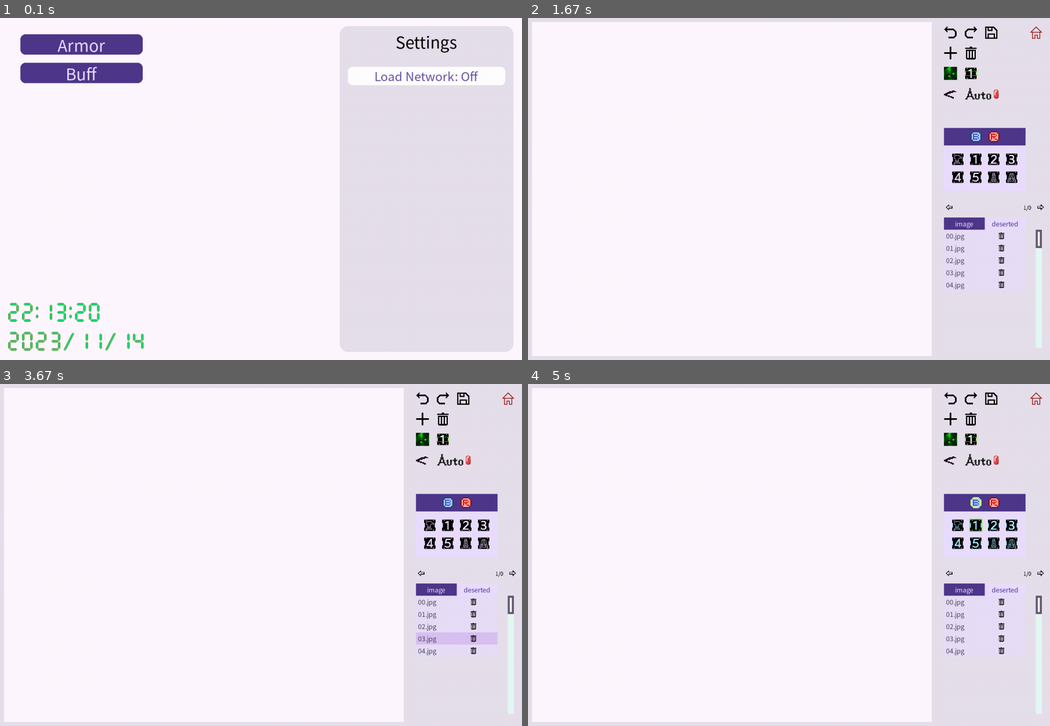
Above: before the commit, frames 1-4 (two rows, left to right).
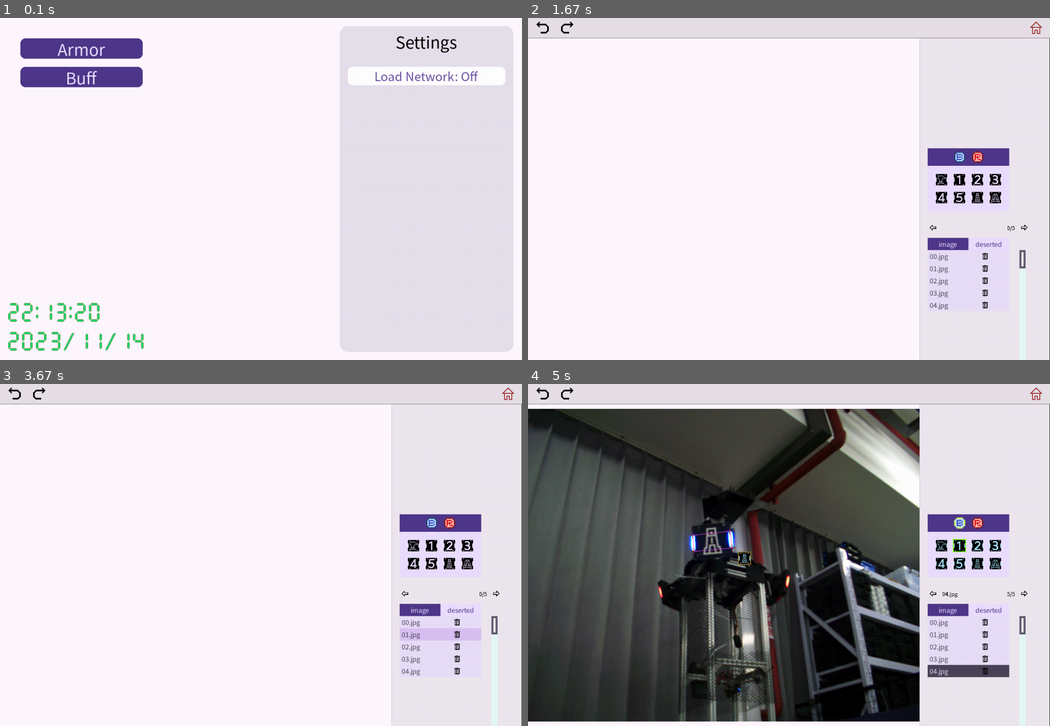
Above: after the commit, the same moments.

Repository: EclidFundgue/PyLabelRoboMaster
Game: pygame game, started from start.py
The game is run twice, just before and just after one commit, with the same random seed, the same clock (stepped at 60 frames per second) and the same inputs.
Inputs (mouse positions are in pixels of both pictures, inside the frame that each line leads up to):
- Up to frame 1 (0.1 s): no input
- Up to frame 2 (1.67 s): press the mouse at (956, 189) at 0.37 s; move the mouse to (862, 141) at 0.47 s; release the mouse at (768, 96) at 0.6 s; press the mouse at (611, 76) at 0.7 s; move the mouse to (721, 168) at 0.8 s; release the mouse at (825, 260) at 0.93 s; press the mouse at (611, 48) at 1.03 s; move the mouse to (742, 93) at 1.13 s; release the mouse at (872, 141) at 1.27 s
- Up to frame 3 (3.67 s): press the mouse at (454, 565) at 3.37 s; move the mouse to (438, 599) at 3.47 s; release the mouse at (422, 637) at 3.6 s
- Up to frame 4 (5 s): press the mouse at (966, 671) at 3.7 s; move the mouse to (799, 551) at 3.8 s; release the mouse at (632, 435) at 3.93 s; tap 1 at 4 s

The runs differ from the first frame. In frame 1, 1.5% of the frame differs, in the area x 3-28%, y 4-21%; in frame 2, 6.2%; in frame 3, 6.5%; in frame 4, 75%, in the area x 0-100%, y 1-100%.

Commit message:
half done

Diff:
--- a/config/config.json
+++ b/config/config.json
@@ -5,6 +5,9 @@
     "mode": "armor",
     "load_network": false,
     "model_path": "",
-    "resolution": [1280, 840],
+    "resolution": [
+        1280,
+        840
+    ],
     "user_data": "user_data.json"
 }
--- a/src/components/label_controllder.py
+++ b/src/components/label_controllder.py
@@ -1,4 +1,4 @@
-from typing import Callable
+from typing import Callable, Tuple
 
 from ..global_vars import VarArmorLabels
 from ..pygame_gui import getCallable
@@ -13,6 +13,7 @@
     LabelController(w: int, h: int, x: int, y: int)
 
     Methods:
+    * createCanvas(w: int, h: int, x: int, y: int) -> None
     * getCanvas() -> Canvas
     * loadImage(path) -> None
     * loadLabels(path) -> None
@@ -30,21 +31,23 @@
     * save() -> None
     * switchPreprocess(state) -> None
     '''
-    def __init__(self,
-            w: int, h: int, x: int, y: int,
-            on_single_select: Callable[[Label], None] = None):
-        self.canvas_size = (w, h)
-        self.canvas = Canvas(
-            w - 20, h - 20, x + 10, y + 10,
-            margin_x=200,
-            margin_y=200,
-            smooth_factor=0.8
-        )
+    def __init__(self, on_single_select: Callable[[Label], None] = None):
+        self.canvas_size: Tuple[int, int] = None
+        self.canvas: Canvas = None
         self.image: Image = None
         self.labels: Labels = None
         self.on_single_select = getCallable(on_single_select)
 
         self.var_armor_labels = VarArmorLabels()
+
+    def createCanvas(self, w: int, h: int, x: int, y: int) -> None:
+        self.canvas_size = (w, h)
+        self.canvas = Canvas(
+            w, h, x, y,
+            margin_x=200,
+            margin_y=200,
+            smooth_factor=0.8
+        )
 
     def getCanvas(self) -> Canvas:
         return self.canvas
--- a/src/components/scroll/navigator.py
+++ b/src/components/scroll/navigator.py
@@ -75,6 +75,8 @@
         super().kill()
 
     def draw(self, surface: pg_Surface) -> None:
+        self.pg_surface.fill(self.backgournd_color)
+
         img_w, img_h = self.index_img.get_size()
         pady = (self.h - img_h) // 2
         self.pg_surface.blit(
--- a/src/components/toolbar.py
+++ b/src/components/toolbar.py
@@ -62,22 +62,6 @@
         )
         self.addChild(self.btn_delete)
 
-        self.btn_undo = ui.components.Button(*rect_undo,
-            img_loader['button']['undo'],
-            img_loader['button']['undo_pressed'],
-            on_press=ui.getCallable(on_undo),
-            cursor_change=True
-        )
-        self.addChild(self.btn_undo)
-
-        self.btn_redo = ui.components.Button(*rect_redo,
-            img_loader['button']['redo'],
-            img_loader['button']['redo_pressed'],
-            on_press=ui.getCallable(on_redo),
-            cursor_change=True
-        )
-        self.addChild(self.btn_redo)
-
         self.btn_find = ui.components.Button(*rect_find,
             img_loader['button']['search'],
             img_loader['button']['search_pressed'],
@@ -116,25 +100,6 @@
         )
         self.addChild(self.swch_auto)
 
-        self.type_box = ArmorIconsSelect(
-            20, 270,
-            on_select=ui.getCallable(on_type_change)
-        )
-        self.addChild(self.type_box)
-
-        var_path = VarArmorLabels()
-        self.scroll_box = StackedScrollView(
-            240, 320, 20, 490,
-            200, 30,
-            var_path.image_folder,
-            var_path.deserted_folder,
-            on_page_changed=ui.getCallable(on_scroll_page_change),
-            on_select=ui.getCallable(on_scroll_select),
-            on_desert=ui.getCallable(on_scroll_desert),
-            on_restore=ui.getCallable(on_scroll_restore)
-        )
-        self.addChild(self.scroll_box)
-
         self.navigator = Navigator(
             240, 30, 25, 450,
             num=self.scroll_box.getCurrentPageFileNumber(),
--- a/src/pages/armor.py
+++ b/src/pages/armor.py
@@ -1,6 +1,5 @@
+from pygame import locals
 import os
-
-from pygame import locals
 
 from .. import pygame_gui as ui
 from ..components.canvas.label import Label
@@ -8,9 +7,11 @@
 from ..components.scroll.line import (DesertedFileLine, ImageFileLine,
                                       _GenericFileLine)
 from ..components.stacked_page import StackedPage
-from ..components.toolbar import ToolBar
 from ..global_vars import VarArmorLabels
 from ..resources_loader import ConfigLoader, ImageLoader
+from ..components.scroll.stackedview import StackedScrollView
+from ..components.armor_type_select import ArmorIconsSelect
+from ..components.scroll.navigator import Navigator as ToolbarNavigator
 
 
 class ArmorPage(StackedPage):
@@ -19,59 +20,173 @@
 
         self.page_incides = page_incides
 
+        # initialize basic variables
+        color_theme = ui.color.LightColorTheme()
+        img_loader = ImageLoader()
         cfg_loader = ConfigLoader()
-        img_loader = ImageLoader()
-        # global variables
+        var_path = VarArmorLabels()
+
+        border_width = 1
+        navigator_h = 50
+        canvas_w = 3 * w // 4
+
+        self.label_controller = LabelController(
+            self.canvas_onSingleSelect
+        )
         self.var_armor_labels = VarArmorLabels(
             cfg_loader['user_data'],
             cfg_loader['image_folder'],
             cfg_loader['label_folder'],
             cfg_loader['deserted_image_folder']
         )
-        # components
-        self.toolbar = ToolBar(
-            1000, 0,
-            on_add=self.toolbar_onAdd,
-            on_delete=self.toolbar_onDelete,
-            on_undo=self.toolbar_onUndo,
-            on_redo=self.toolbar_onRedo,
-            on_find=self.toolbar_onFind,
-            on_correct=self.toolbar_onCorrect,
-            on_save=self.toolbar_onSave,
-            on_switch_preproc=self.toolbar_onSwitchPreproc,
-            on_switch_auto=self.toolbar_onSwitchAuto,
-            on_type_change=self.toolbar_onTypeChange,
-            on_scroll_page_change=self.toolbar_onScrollPageChange,
-            on_scroll_select=self.toolbar_onScrollSelect,
-            on_scroll_desert=self.toolbar_onScrollDesert,
-            on_scroll_restore=self.toolbar_onScrollRestore,
-            on_navigator_prev=self.toolbar_onNavigatorPrev,
-            on_navigator_next=self.toolbar_onNavigatorNext
-        )
-        self.label_controller = LabelController(
-            1000, 840, 0, 0,
-            on_single_select=self.canvas_onSingleSelect
-        )
-
-        self.back_button = ui.components.Button(
-            32, 32, 1230, 20,
+
+        # create components
+        # on page
+        navigator = ui.components.RectContainer(
+            w=w,
+            h=navigator_h - border_width,
+            x=0,
+            y=0
+        )
+        toolbar = ui.components.RectContainer(
+            w=w - canvas_w - border_width,
+            h=h - navigator_h,
+            x=canvas_w,
+            y=navigator_h
+        )
+        canvas = ui.components.RectContainer(
+            w=canvas_w,
+            h=h - navigator_h,
+            x=0,
+            y=navigator_h
+        )
+        border_navigator = ui.components.RectContainer(
+            w=w,
+            h=border_width,
+            x=0,
+            y=navigator_h - border_width
+        )
+        border_toolbar = ui.components.RectContainer(
+            w=border_width,
+            h=h - navigator_h,
+            x=canvas_w,
+            y=navigator_h - border_width
+        )
+        # on navigator
+        button_undo = ui.components.Button(
+            w=32,
+            h=32,
+            x=20,
+            y=0,
+            image=img_loader['button']['undo'],
+            pressed_image=img_loader['button']['undo_pressed'],
+            on_press=self.toolbar_onUndo,
+            cursor_change=True
+        )
+        button_redo = ui.components.Button(
+            w=32,
+            h=32,
+            x=80,
+            y=0,
+            image=img_loader['button']['redo'],
+            pressed_image=img_loader['button']['redo_pressed'],
+            on_press=self.toolbar_onRedo,
+            cursor_change=True
+        )
+        self.button_back = ui.components.Button(
+            w=32,
+            h=32,
+            x=w - 50,
+            y=0,
             image=img_loader['button']['back'],
             pressed_image=img_loader['button']['back_pressed'],
             on_press=self.onBack,
             cursor_change=True
         )
-
-        # -------------------- configure components --------------------
-        color_theme = ui.color.LightColorTheme()
-        self.toolbar.setBackgroundColor(color_theme.SurfaceVariant)
-        self.toolbar.scroll_box.reloadByGlobalVar()
-        self._reloadNavigator()
-        self.label_controller.getCanvas().setBackgroundColor(color_theme.Surface)
-        self.label_controller.reload()
-        self.back_button.layer = 10
-        self.setBackgroundColor(color_theme.SurfaceVariant)
-
-        # -------------------- add event listeners --------------------
+        # on toolbar
+        self.type_box = ArmorIconsSelect(
+            x=20,
+            y=270,
+            on_select=self.toolbar_onTypeChange
+        )
+        self.scroll_box = StackedScrollView(
+            240, 320, 20, 490,
+            line_w=200,
+            line_h=30,
+            image_folder=var_path.image_folder,
+            deserted_folder=var_path.deserted_folder,
+            on_page_changed=self.toolbar_onScrollPageChange,
+            on_select=self.toolbar_onScrollSelect,
+            on_desert=self.toolbar_onScrollDesert,
+            on_restore=self.toolbar_onScrollRestore
+        )
+        self.toolbar_navigator = ToolbarNavigator(
+            240, 30, 25, 450,
+            num=self.scroll_box.getCurrentPageFileNumber(),
+            font_color=(0, 0, 0),
+            on_prev=self.toolbar_onNavigatorPrev,
+            on_next=self.toolbar_onNavigatorNext
+        )
+
+        # set component styles
+        navigator.setBackgroundColor(color_theme.dark(color_theme.Surface, 3))
+        toolbar.setBackgroundColor(color_theme.dark(color_theme.Surface, 2))
+        canvas.setBackgroundColor(color_theme.Surface)
+        border_navigator.setBackgroundColor(color_theme.Outline)
+        border_toolbar.setBackgroundColor(color_theme.OutlineVariant)
+
+        navigator.alignVerticalCenter(button_undo)
+        navigator.alignVerticalCenter(button_redo)
+        navigator.alignVerticalCenter(self.button_back)
+
+        self.label_controller.createCanvas(canvas_w, h - navigator_h, 0, 0)
+
+        # manage component hierarchy
+        self.addChild(navigator)
+        self.addChild(toolbar)
+        self.addChild(canvas)
+        self.addChild(border_navigator)
+        self.addChild(border_toolbar)
+        navigator.addChild(button_undo)
+        navigator.addChild(button_redo)
+        navigator.addChild(self.button_back)
+        toolbar.addChild(self.type_box)
+        toolbar.addChild(self.scroll_box)
+        toolbar.addChild(self.toolbar_navigator)
+        canvas.addChild(self.label_controller.getCanvas())
+
+        # # components
+        # self.toolbar = ToolBar(
+        #     1000, 0,
+        #     on_add=self.toolbar_onAdd,
+        #     on_delete=self.toolbar_onDelete,
+        #     on_undo=self.toolbar_onUndo,
+        #     on_redo=self.toolbar_onRedo,
+        #     on_find=self.toolbar_onFind,
+        #     on_correct=self.toolbar_onCorrect,
+        #     on_save=self.toolbar_onSave,
+        #     on_switch_preproc=self.toolbar_onSwitchPreproc,
+        #     on_switch_auto=self.toolbar_onSwitchAuto,
+        #     on_type_change=self.toolbar_onTypeChange,
+        #     on_scroll_page_change=self.toolbar_onScrollPageChange,
+        #     on_scroll_select=self.toolbar_onScrollSelect,
+        #     on_scroll_desert=self.toolbar_onScrollDesert,
+        #     on_scroll_restore=self.toolbar_onScrollRestore,
+        #     on_navigator_prev=self.toolbar_onNavigatorPrev,
+        #     on_navigator_next=self.toolbar_onNavigatorNext
+        # )
+
+        # # -------------------- configure components --------------------
+        # color_theme = ui.color.LightColorTheme()
+        # self.toolbar.setBackgroundColor(color_theme.SurfaceVariant)
+        # self.toolbar.scroll_box.reloadByGlobalVar()
+        # self._reloadNavigator()
+        # self.label_controller.getCanvas().setBackgroundColor(color_theme.Surface)
+        # self.label_controller.reload()
+        # self.back_button.layer = 10
+        # self.setBackgroundColor(color_theme.SurfaceVariant)
+
+        # add event listeners
         self.addKeydownEvent(locals.K_q, self.keyboard_PrevImage)
         self.addKeydownEvent(locals.K_e, self.keyboard_NextImage)
         self.addKeydownEvent(locals.K_f, self.keyboard_Relabel)
@@ -89,21 +204,16 @@
         self.addKeydownEvent(locals.K_r, lambda: self.keyboard_ColorChange(1))
         self.addKeyCtrlEvent(locals.K_f, self.keyboard_SwitchAuto)
 
-        # -------------------- succeed management --------------------
-        self.addChild(self.toolbar)
-        self.addChild(self.label_controller.getCanvas())
-        self.addChild(self.back_button)
-
     def _reloadNavigator(self) -> None:
-        page = self.toolbar.scroll_box.pages[self.var_armor_labels.curr_page]
+        page = self.scroll_box.pages[self.var_armor_labels.curr_page]
         image_path = self.var_armor_labels.getCurrentImagePath()
 
         if image_path is None:
-            self.toolbar.navigator.setInfomation(filename='', idx=0, num=0)
+            self.toolbar_navigator.setInfomation(filename='', idx=0, num=0)
             return
 
         image_file = os.path.split(image_path)[1]
-        self.toolbar.navigator.setInfomation(
+        self.toolbar_navigator.setInfomation(
             filename=image_file,
             idx=page.getSelectedIndex(),
             num=page.getFileNumber()
@@ -113,23 +223,23 @@
         self.setPage(self.page_incides['main_menu'])
 
     def keyboard_PrevImage(self) -> None:
-        self.toolbar.scroll_box.selectPrev()
+        self.scroll_box.selectPrev()
         self.label_controller.reload()
         self.var_armor_labels.saveUserData()
 
     def keyboard_NextImage(self) -> None:
-        self.toolbar.scroll_box.selectNext()
+        self.scroll_box.selectNext()
         self.label_controller.reload()
         self.var_armor_labels.saveUserData()
 
     def keyboard_TypeChange(self, type_id: int) -> None:
         self.var_armor_labels.setType(type_id)
-        self.toolbar.type_box.setType(self.var_armor_labels.curr_type)
+        self.type_box.setType(self.var_armor_labels.curr_type)
         self.label_controller.setSelectedType(self.var_armor_labels.curr_type)
 
     def keyboard_ColorChange(self, color_id: int) -> None:
         self.var_armor_labels.setColor(color_id)
-        self.toolbar.type_box.setType(self.var_armor_labels.curr_type)
+        self.type_box.setType(self.var_armor_labels.curr_type)
         self.label_controller.setSelectedType(self.var_armor_labels.curr_type)
 
     def keyboard_Relabel(self) -> None:
@@ -193,31 +303,31 @@
 
     def toolbar_onScrollDesert(self, idx: int, file_line: ImageFileLine) -> None:
         self.var_armor_labels.delete(file_line.filename)
-        self.toolbar.scroll_box.addLine(1, DesertedFileLine(
+        self.scroll_box.addLine(1, DesertedFileLine(
             file_line.w, file_line.h, file_line.filename
         ))
         self.var_armor_labels.saveUserData()
 
     def toolbar_onScrollRestore(self, idx: int, file_line: DesertedFileLine) -> None:
         self.var_armor_labels.restore(file_line.filename)
-        self.toolbar.scroll_box.addLine(0, ImageFileLine(
+        self.scroll_box.addLine(0, ImageFileLine(
             file_line.w, file_line.h, file_line.filename
         ))
 
     def toolbar_onNavigatorPrev(self) -> None:
-        self.toolbar.scroll_box.selectPrev()
+        self.scroll_box.selectPrev()
         self._reloadNavigator()
         self.label_controller.reload()
         self.var_armor_labels.saveUserData()
 
     def toolbar_onNavigatorNext(self) -> None:
-        self.toolbar.scroll_box.selectNext()
+        self.scroll_box.selectNext()
         self._reloadNavigator()
         self.label_controller.reload()
         self.var_armor_labels.saveUserData()
 
     def canvas_onSingleSelect(self, label: Label) -> None:
-        self.toolbar.type_box.setType(label.type_id)
+        self.type_box.setType(label.type_id)
 
     def kill(self) -> None:
         self.toolbar = None
--- a/src/pages/menu.py
+++ b/src/pages/menu.py
@@ -13,25 +13,42 @@
 
         self.page_incidies = page_incidies
 
+        # initialize basic variables
         color_theme = ui.color.LightColorTheme()
         font = pygame.font.SysFont('microsoftyaheibold', 40)
         font_small = pygame.font.SysFont('microsoftyaheibold', 30)
 
-        # settings
-        container_w = w // 3
-        container_h = h - 40
-        padding = 20
+        settings_w = w // 3
+        settings_h = h - 40
+        settings_pad = 20
+
+        button_w = 300
+        button_h = 50
+        button_padx = 50
+        button_pady = 50
+
+        # create components
+        clock = Clock(20, 700)
         self.settings_container = ui.components.RoundedRectContainer(
-            container_w, container_h, 2 * w // 3 - padding, padding,
-            radius=padding
+            w=settings_w,
+            h=settings_h,
+            x=2 * w // 3 - settings_pad,
+            y=settings_pad,
+            radius=settings_pad
         )
         settings_label = ui.components.Label(
-            container_w, 35, 0, padding,
+            w=settings_w,
+            h=35,
+            x=0,
+            y=settings_pad,
             text='Settings',
             font=font,
         )
         load_network_switch = NTextSwitch(
-            container_w - 2 * padding, 45, 0, padding + container_h // 10,
+            w=settings_w - 2 * settings_pad,
+            h=45,
+            x=0,
+            y=settings_pad + settings_h // 10,
             num_states=2,
             texts=['Load Network: Off', 'Load Network: On'],
             font=font_small,
@@ -40,7 +57,26 @@
             on_turn=self._onLoadNetworkSwitch,
             cursor_change=True
         )
+        button_armor = ui.components.TextButton(
+            w=button_w,
+            h=button_h,
+            x=button_padx,
+            y=button_pady,
+            text='Armor',
+            on_press=self._onPageChangeArmor,
+            cursor_change=True
+        )
+        button_buff = ui.components.TextButton(
+            w=button_w,
+            h=button_h,
+            x=button_padx,
+            y=button_pady + 70,
+            text='Buff',
+            cursor_change=True
+        )
 
+        # set component styles
+        self.setBackgroundColor(color_theme.Surface)
         self.settings_container.setBackgroundColor(color_theme.SurfaceVariant)
         settings_label.setAlignment(
             align_x=ui.constants.ALIGN_CENTER,
@@ -48,43 +84,16 @@
         )
         self.settings_container.alignHorizontalCenter(settings_label)
         self.settings_container.alignHorizontalCenter(load_network_switch)
+        button_armor.setFont(font)
+        button_buff.setFont(font)
 
+        # manage component hierarchy
+        self.addChild(clock)
+        self.addChild(self.settings_container)
+        self.addChild(button_armor)
+        self.addChild(button_buff)
         self.settings_container.addChild(settings_label)
         self.settings_container.addChild(load_network_switch)
-        self.addChild(self.settings_container)
-
-        # labeling button
-        paddingx = 50
-        paddingy = 40
-        btn_armor = ui.components.TextButton(
-            300, 50, paddingx, paddingy,
-            text='Armor',
-            on_press=self._onPageChangeArmor,
-            cursor_change=True
-        )
-        btn_armor.setFont(font)
-        self.addChild(btn_armor)
-
-        btn_buff = ui.components.TextButton(
-            300, 50, paddingx, paddingy + 70,
-            text='Buff',
-            cursor_change=True
-        )
-        btn_buff.setFont(font)
-        self.addChild(btn_buff)
-
-        # clock
-        clock = Clock(20, 700)
-        self.addChild(clock)
-
-        # backgrounds
-        self.setBackgroundColor(color_theme.Surface)
-
-    def _onPageChangeLabeling(self) -> None:
-        self.setPage(self.page_incidies['labeling_menu'])
-
-    def _onPageChangeSetting(self) -> None:
-        self.setPage(self.page_incidies['setting_menu'])
 
     def _onLoadNetworkSwitch(self, state: int) -> None:
         loader = ConfigLoader()
